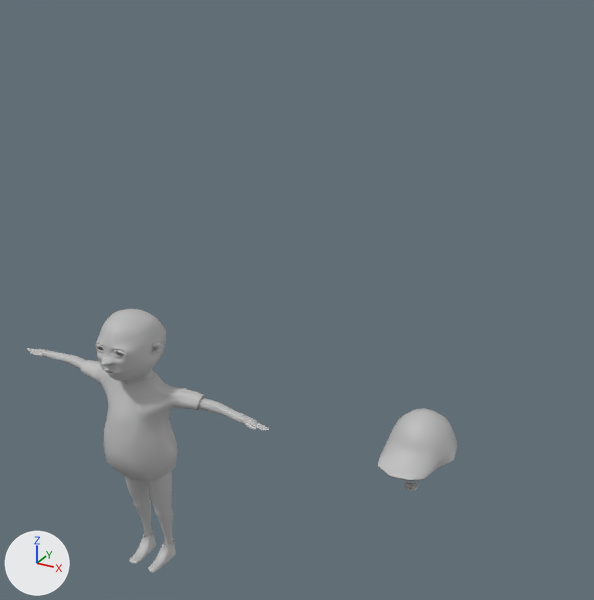
Before and after pictures for a commit that changed the FBX model CandyStoreMania/Assets/Characters/Bomb/Throw.fbx.
The view is the same before and after, from a 50 mm lens placed at (1.59, -4.41, 5.05), pointed at (-0.85, 0.02, 2.84). The lights are fixed; the arrows at lower left show +X, +Y and +Z. Where no turn or scale is listed for an object, it has been applied to the vertices.

The first picture shows 'bottom', 'hat', 'kid2'.
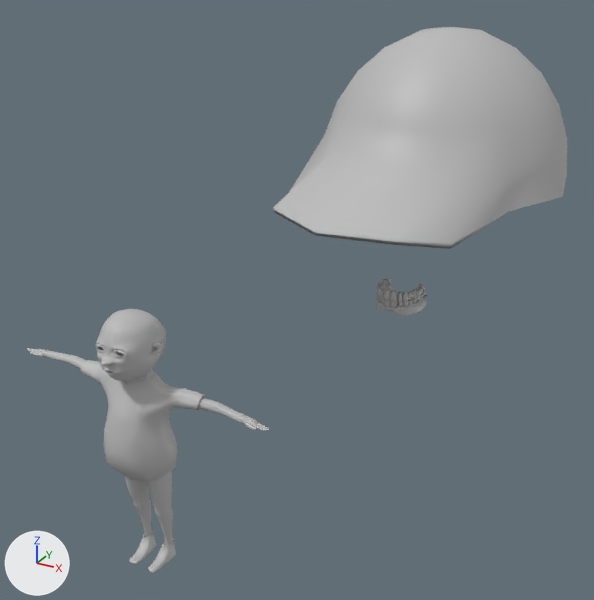
Edits to the scene script, one JSON object a line:
```json
{"op": "set", "path": "ob_hat.parent", "old": "ob_eyes_teeth7", "new": "ob_eyes_teeth17"}
{"op": "set", "path": "ob_bottom.parent", "old": "ob_eyes_teeth7", "new": "ob_eyes_teeth17"}
{"op": "add", "block": "ob_eyes_teeth17", "code": ["ob_eyes_teeth17 = bpy.data.objects.new('eyes_teeth17', None)", "ob_eyes_teeth17.location = (0.0834, -0.508, 3.492)", "ob_eyes_teeth17.rotation_euler = (1.571, 0.0, 0.0)  # degrees (90, 0, 0)", "ob_eyes_teeth17.scale = (0.0302, 0.0302, 0.0302)"]}
```

Boxes (x1, y1, x2, y2) around the edits, measured in the pictures (594 x 600 px):
```json
{"object": "hat", "change": "moved", "before": [378, 408, 457, 481], "after": [274, 27, 567, 249]}
{"object": "bottom", "change": "moved", "before": [404, 482, 418, 491], "after": [376, 288, 427, 315]}
```
